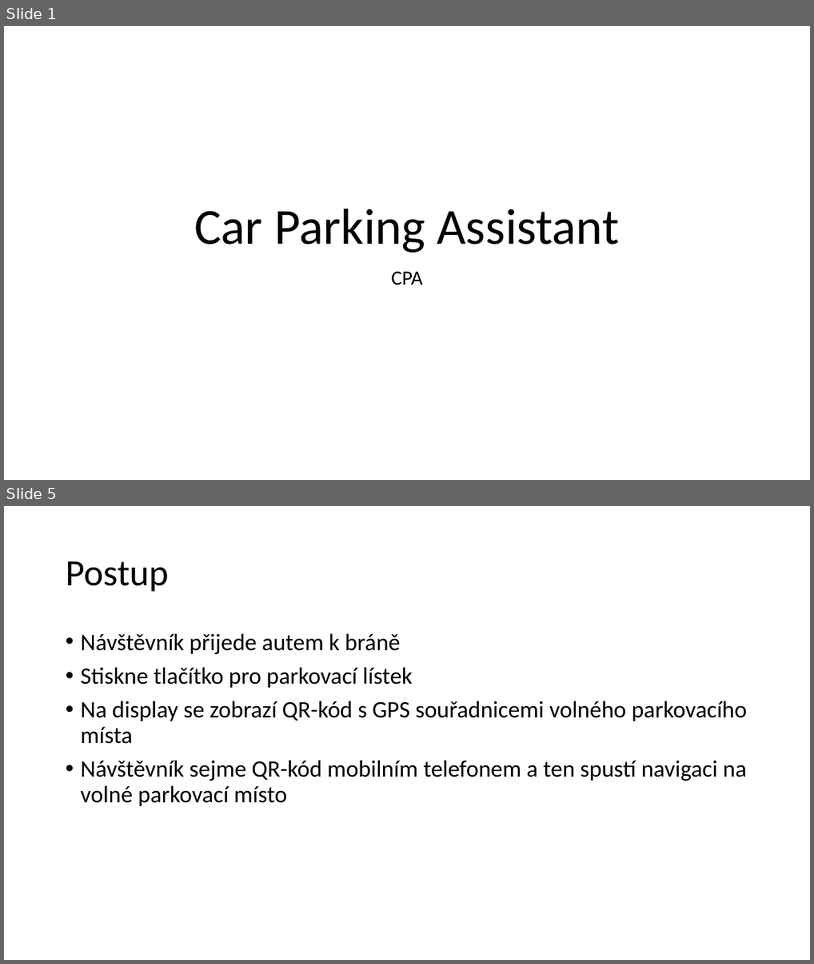
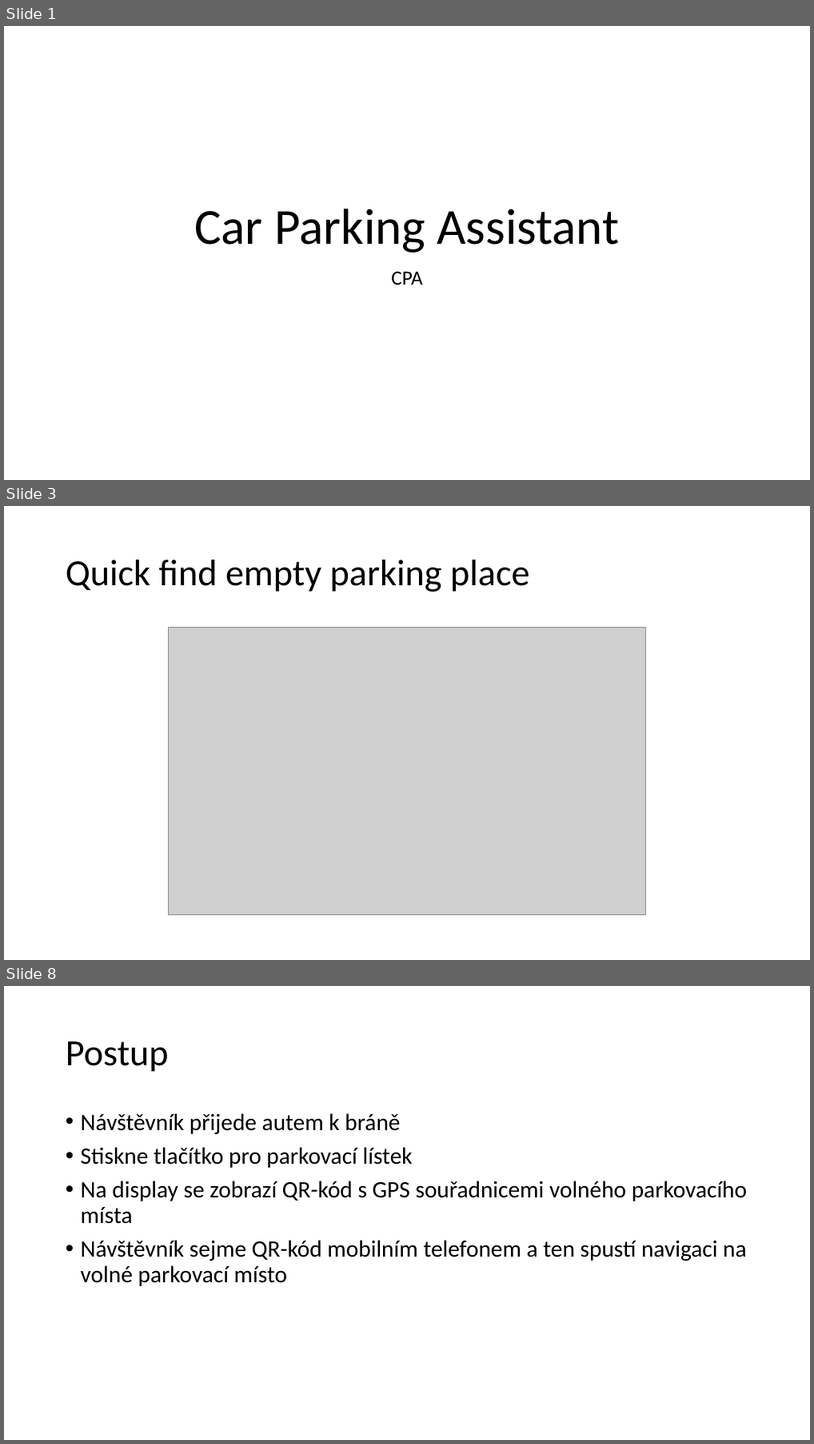
Before and after one commit to ZbynekSulc/IoTCarParking, a slide deck: Presentation/Car Parking Assistant.pptx. Shown one above the other, each under a label of ours: slides 1 and 5 before the commit, slides 1, 3 and 8 after it; the slides between them are not shown. The pictures are 814x964 and 814x1444 pixels, drawn with LibreOffice and Linux fonts; fonts in the diff are those of the drawing; grey boxes stand for pictures. Boxes give left, top, right and bottom in pixels: in the first picture for what was removed or moved away, otherwise in the second. Text is boxed around its words. In the diff, an @@ line names an element or a change of style, - is before the commit and + after.

```diff
--- a/Presentation/Car Parking Assistant.pptx
+++ b/Presentation/Car Parking Assistant.pptx
@@ slide 3 added at (x1=4, y1=506, x2=810, y2=960), background #FFFFFF @@
@@ title added at (x1=66, y1=560, x2=530, y2=592), 44 pt, text #000000 @@
+Quick find empty parking place
@@ picture added at (x1=169, y1=627, x2=646, y2=915) @@
@@ what was slide 5 is now slide 8 @@
```
Also in this commit, not shown: 3 slides changed, 3 other slides added, 1 other file.
